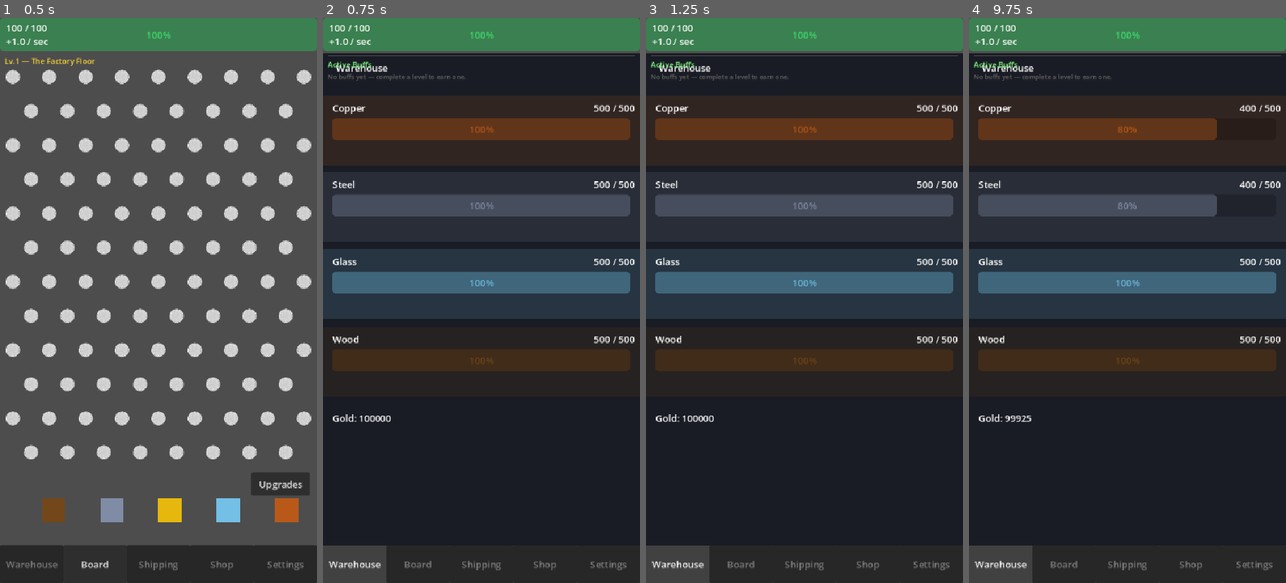
Above: before the commit, frames 1-4 (left to right).
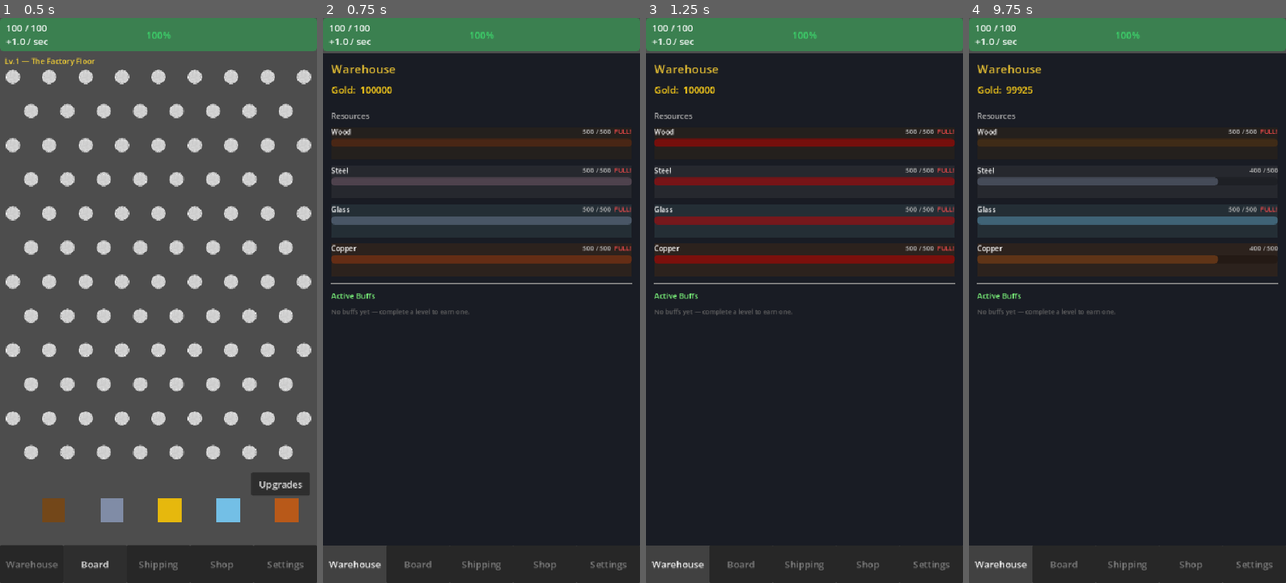
Above: after the commit, the same moments.

Repository: RafaelNTeixeira/ScrapFall
Game: Godot game, scene res://scenes/Main.tscn
The game is run twice, just before and just after one commit, with the same random seed, the same clock (stepped at 60 frames per second) and the same inputs.
Inputs:
- Up to frame 1 (0.5 s): no input
- Up to frame 2 (0.75 s): click "Warehouse" at 0.5 s
- Up to frame 3 (1.25 s): no input
- Up to frame 4 (9.75 s): click "Board" at 1.25 s; click "Shipping" at 2 s; click "Shop" at 2.75 s; click "Open Crate" at 3.5 s; click "Factory ✓" at 4.25 s; click "Cyberpunk" at 5 s; click "Steampunk" at 5.75 s; click "Zen" at 6.5 s; click "Tier 1 → 50% (200 G)" at 7.25 s; click "Upgrades" at 8 s; click "Buy" at 8.75 s; click "Warehouse" at 9.5 s

Frame 1 is identical in both runs. In frame 2, 27% of the frame differs, in the area x 0-100%, y 6-72%; in frame 3, 29%; in frame 4, 26%.

Commit message:
fix: Contract sales % increase now updates UI contracts reward immediately; Warehouse panel UI is now coded for consistency

Diff:
--- a/scenes/WarehousePanel.tscn
+++ b/scenes/WarehousePanel.tscn
@@ -1,7 +1,6 @@
 [gd_scene format=3 uid="uid://biav1n2qqyxv5"]
 
 [ext_resource type="Script" uid="uid://dwvq0dunqyih6" path="res://scripts/WarehouseUI.gd" id="1_3bh1b"]
-[ext_resource type="PackedScene" uid="uid://0cfhrbrhjljs" path="res://scenes/ResourceBar.tscn" id="2_3bh1b"]
 
 [node name="WarehousePanel" type="Control" unique_id=2115286960]
 layout_mode = 3
@@ -11,44 +10,3 @@
 grow_horizontal = 2
 grow_vertical = 2
 script = ExtResource("1_3bh1b")
-
-[node name="TitleLabel" type="Label" parent="." unique_id=1770693474]
-layout_mode = 0
-offset_left = 16.0
-offset_right = 117.0
-offset_bottom = 49.0
-text = "Warehouse"
-horizontal_alignment = 1
-vertical_alignment = 1
-
-[node name="CopperBar" parent="." unique_id=1592509868 instance=ExtResource("2_3bh1b")]
-layout_mode = 0
-offset_top = 72.0
-offset_bottom = 190.0
-
-[node name="SteelBar" parent="." unique_id=2101834499 instance=ExtResource("2_3bh1b")]
-layout_mode = 0
-offset_top = 202.0
-offset_bottom = 320.0
-resource_type = "Steel"
-
-[node name="GlassBar" parent="." unique_id=241767352 instance=ExtResource("2_3bh1b")]
-layout_mode = 0
-offset_top = 333.0
-offset_bottom = 451.0
-resource_type = "Glass"
-
-[node name="WoodBar" parent="." unique_id=2037759016 instance=ExtResource("2_3bh1b")]
-layout_mode = 0
-offset_top = 465.0
-offset_right = 539.0
-offset_bottom = 583.0
-resource_type = "Wood"
-
-[node name="GoldLabel" type="Label" parent="." unique_id=1227813895]
-layout_mode = 0
-offset_left = 16.0
-offset_top = 608.0
-offset_right = 104.0
-offset_bottom = 631.0
-text = "GoldLabel"
--- a/scripts/ShippingUI.gd
+++ b/scripts/ShippingUI.gd
@@ -314,7 +314,7 @@
 
 	card["faction_lbl"].text = c["faction"]
 	card["res_lbl"].text     = _resources_string(c["resources"])
-	card["gold_lbl"].text    = "Reward: %d Gold" % int(c["gold_reward"])
+	card["gold_lbl"].text    = "Reward: %d Gold" % int(c["gold_reward"] * GameManager.contract_gold_multiplier)
 	card["timer_bar"].max_value = c["duration"]
 	_refresh_fulfill_buttons()
 
--- a/scripts/WarehouseUI.gd
+++ b/scripts/WarehouseUI.gd
@@ -1,93 +1,216 @@
 # =============================================================================
-# WarehouseUI.gd
-# Attach to: Control node — the Warehouse tab panel
+# WarehouseUI.gd  — fully code-driven, zero scene dependencies
 #
-# Scene tree — names must match exactly:
-#   WarehouseUI (Control)
-#   ├── TitleLabel      (Label)        — "Warehouse"
-#   ├── CopperBar       (Control)      ← ResourceBar.gd attached
-#   ├── SteelBar        (Control)      ← ResourceBar.gd attached
-#   ├── GlassBar        (Control)      ← ResourceBar.gd attached
-#   └── WoodBar         (Control)      ← ResourceBar.gd attached
+# Attach to any Control node (the warehouse panel root).
+# _ready() frees all pre-existing scene children, then builds the full UI.
+# No .tscn children are needed — the scene node can be a bare Control.
 #
-# Each *Bar node must have ResourceBar.gd attached and its @export
-# resource_type set correctly in the Inspector.
+# Inlines the ResourceBar behaviour (fill bar + cap blink) so ResourceBar.tscn
+# is not required.
 # =============================================================================
 extends Control
 
-@onready var _copper_bar: Control = $CopperBar
-@onready var _steel_bar:  Control = $SteelBar
-@onready var _glass_bar:  Control = $GlassBar
-@onready var _wood_bar:   Control = $WoodBar
-
-# Gold display (no storage cap — shown as a flat number)
-@onready var _gold_label: Label = $GoldLabel
-
+# ---- Resource bar colours (matches ResourceBar.gd COLORS) ------------------
+const BAR_COLORS: Dictionary = {
+	"Copper": Color(0.72, 0.35, 0.10),
+	"Steel":  Color(0.50, 0.55, 0.65),
+	"Glass":  Color(0.45, 0.75, 0.90),
+	"Wood":   Color(0.45, 0.28, 0.10),
+}
+
+const RESOURCE_ORDER: Array = ["Wood", "Steel", "Glass", "Copper"]
+
+# ---- Node references --------------------------------------------------------
+var _gold_lbl:    Label
+var _bar_fills:   Dictionary = {}   # res → ProgressBar
+var _bar_amounts: Dictionary = {}   # res → Label  ("247 / 500")
+var _bar_full:    Dictionary = {}   # res → Label  ("FULL!")
+var _is_blinking: Dictionary = {}   # res → bool
+var _buff_list:   VBoxContainer
+
+# =============================================================================
 func _ready() -> void:
-	# Set resource types in case they weren't set in the Inspector
-	_copper_bar.resource_type = "Copper"
-	_steel_bar.resource_type  = "Steel"
-	_glass_bar.resource_type  = "Glass"
-	_wood_bar.resource_type   = "Wood"
-
-	GameManager.gold_changed.connect(_on_gold_changed)
-	_on_gold_changed(GameManager.gold)
-
-	_build_buff_section()
-	BuffManager.buffs_changed.connect(_refresh_buffs)
-	_refresh_buffs()
-
-func _on_gold_changed(new_total: float) -> void:
-	if _gold_label:
-		_gold_label.text = "Gold: %d" % int(new_total)
-
-# -----------------------------------------------------------------------------
-# Active buffs section — anchored below the resource bars.
-# Adjust the SIDE_TOP anchor (0.62) if your bars occupy more/less space.
-# -----------------------------------------------------------------------------
-var _buff_list: VBoxContainer
-
-func _build_buff_section() -> void:
-	var section := Control.new()
-	section.set_anchor_and_offset(SIDE_LEFT,   0.0,  8.0)
-	section.set_anchor_and_offset(SIDE_RIGHT,  1.0, -8.0)
-	section.set_anchor_and_offset(SIDE_TOP,    0.62, 4.0)
-	section.set_anchor_and_offset(SIDE_BOTTOM, 1.0, -8.0)
-	add_child(section)
-
-	# Thin separator at the top edge
-	var sep := ColorRect.new()
-	sep.color = Color(0.35, 0.35, 0.35, 0.8)
-	sep.set_anchor_and_offset(SIDE_LEFT,   0.0, 0.0)
-	sep.set_anchor_and_offset(SIDE_RIGHT,  1.0, 0.0)
-	sep.set_anchor_and_offset(SIDE_TOP,    0.0, 0.0)
-	sep.set_anchor_and_offset(SIDE_BOTTOM, 0.0, 1.0)
-	sep.mouse_filter = Control.MOUSE_FILTER_IGNORE
-	section.add_child(sep)
-
+	set_anchors_and_offsets_preset(Control.PRESET_FULL_RECT)
+	mouse_filter = Control.MOUSE_FILTER_STOP
+
+	# Purge any legacy scene-designed children so this script owns everything
+	for child in get_children():
+		child.free()
+
+	# ---- Scroll wrapper ----
 	var scroll := ScrollContainer.new()
-	scroll.set_anchor_and_offset(SIDE_LEFT,   0.0, 0.0)
-	scroll.set_anchor_and_offset(SIDE_RIGHT,  1.0, 0.0)
-	scroll.set_anchor_and_offset(SIDE_TOP,    0.0, 6.0)
-	scroll.set_anchor_and_offset(SIDE_BOTTOM, 1.0, 0.0)
-	section.add_child(scroll)
-
-	var outer_vbox := VBoxContainer.new()
-	outer_vbox.size_flags_horizontal = Control.SIZE_EXPAND_FILL
-	outer_vbox.add_theme_constant_override("separation", 4)
-	scroll.add_child(outer_vbox)
-
+	scroll.set_anchors_and_offsets_preset(Control.PRESET_FULL_RECT)
+	add_child(scroll)
+
+	var margin := MarginContainer.new()
+	margin.size_flags_horizontal = Control.SIZE_EXPAND_FILL
+	margin.add_theme_constant_override("margin_left",   14)
+	margin.add_theme_constant_override("margin_right",  14)
+	margin.add_theme_constant_override("margin_top",    12)
+	margin.add_theme_constant_override("margin_bottom", 16)
+	scroll.add_child(margin)
+
+	var vbox := VBoxContainer.new()
+	vbox.size_flags_horizontal = Control.SIZE_EXPAND_FILL
+	vbox.add_theme_constant_override("separation", 10)
+	margin.add_child(vbox)
+
+	# ---- Header ----
 	var header := Label.new()
-	header.text = "Active Buffs"
-	header.add_theme_font_size_override("font_size", 13)
-	header.add_theme_color_override("font_color", Color(0.5, 1.0, 0.5))
-	outer_vbox.add_child(header)
+	header.text = "Warehouse"
+	header.add_theme_font_size_override("font_size", 20)
+	header.add_theme_color_override("font_color", Color(0.9, 0.75, 0.2))
+	vbox.add_child(header)
+
+	# ---- Gold display ----
+	_gold_lbl = Label.new()
+	_gold_lbl.add_theme_font_size_override("font_size", 16)
+	_gold_lbl.add_theme_color_override("font_color", Color(1.0, 0.82, 0.1))
+	vbox.add_child(_gold_lbl)
+
+	# ---- Resources section ----
+	var res_sep := HSeparator.new()
+	vbox.add_child(res_sep)
+
+	var res_hdr := Label.new()
+	res_hdr.text = "Resources"
+	res_hdr.add_theme_font_size_override("font_size", 13)
+	res_hdr.add_theme_color_override("font_color", Color(0.7, 0.7, 0.7))
+	vbox.add_child(res_hdr)
+
+	for res in RESOURCE_ORDER:
+		_build_resource_bar(res, vbox)
+
+	# ---- Active Buffs section ----
+	vbox.add_child(HSeparator.new())
+
+	var buffs_hdr := Label.new()
+	buffs_hdr.text = "Active Buffs"
+	buffs_hdr.add_theme_font_size_override("font_size", 13)
+	buffs_hdr.add_theme_color_override("font_color", Color(0.5, 1.0, 0.5))
+	vbox.add_child(buffs_hdr)
 
 	_buff_list = VBoxContainer.new()
 	_buff_list.size_flags_horizontal = Control.SIZE_EXPAND_FILL
 	_buff_list.add_theme_constant_override("separation", 3)
-	outer_vbox.add_child(_buff_list)
-
+	vbox.add_child(_buff_list)
+
+	# ---- Signals ----
+	GameManager.gold_changed.connect(_on_gold_changed)
+	GameManager.resource_collected.connect(_on_resource_collected)
+	GameManager.storage_full.connect(_on_storage_full)
+	BuffManager.buffs_changed.connect(_refresh_buffs)
+
+	# ---- Initial state ----
+	_on_gold_changed(GameManager.gold)
+	for res in RESOURCE_ORDER:
+		_refresh_bar(res)
+	_refresh_buffs()
+
+# =============================================================================
+# Resource bar builder — replicates ResourceBar.gd behaviour inline
+# =============================================================================
+func _build_resource_bar(res: String, parent: Control) -> void:
+	var col: Color = BAR_COLORS.get(res, Color.WHITE)
+
+	var card := PanelContainer.new()
+	card.custom_minimum_size    = Vector2(0.0, 56.0)
+	card.size_flags_horizontal  = Control.SIZE_EXPAND_FILL
+	parent.add_child(card)
+
+	# Tinted background matching resource colour
+	var bg := ColorRect.new()
+	bg.color       = Color(col.r, col.g, col.b, 0.12)
+	bg.set_anchors_and_offsets_preset(Control.PRESET_FULL_RECT)
+	bg.mouse_filter = Control.MOUSE_FILTER_IGNORE
+	card.add_child(bg)
+
+	var inner := VBoxContainer.new()
+	inner.add_theme_constant_override("separation", 3)
+	card.add_child(inner)
+
+	# Label row: name  ·  amount  ·  "FULL!"
+	var label_row := HBoxContainer.new()
+	label_row.add_theme_constant_override("separation", 6)
+	inner.add_child(label_row)
+
+	var name_lbl := Label.new()
+	name_lbl.text = res
+	name_lbl.add_theme_font_size_override("font_size", 12)
+	name_lbl.size_flags_horizontal = Control.SIZE_EXPAND_FILL
+	label_row.add_child(name_lbl)
+
+	var amount_lbl := Label.new()
+	amount_lbl.add_theme_font_size_override("font_size", 11)
+	amount_lbl.add_theme_color_override("font_color", Color(0.75, 0.75, 0.75))
+	label_row.add_child(amount_lbl)
+
+	var full_lbl := Label.new()
+	full_lbl.text    = "FULL!"
+	full_lbl.visible = false
+	full_lbl.add_theme_font_size_override("font_size", 11)
+	full_lbl.add_theme_color_override("font_color", Color(1.0, 0.3, 0.3))
+	label_row.add_child(full_lbl)
+
+	# Progress bar
+	var fill_bar := ProgressBar.new()
+	fill_bar.min_value           = 0
+	fill_bar.max_value           = GameManager.storage_caps.get(res, 500)
+	fill_bar.value               = GameManager.resources.get(res, 0)
+	fill_bar.show_percentage     = false
+	fill_bar.custom_minimum_size = Vector2(0.0, 14.0)
+	fill_bar.size_flags_horizontal = Control.SIZE_EXPAND_FILL
+	fill_bar.modulate            = col
+	inner.add_child(fill_bar)
+
+	_bar_fills[res]   = fill_bar
+	_bar_amounts[res] = amount_lbl
+	_bar_full[res]    = full_lbl
+	_is_blinking[res] = false
+
+# =============================================================================
+# Bar refresh helpers
+# =============================================================================
+func _refresh_bar(res: String) -> void:
+	if not _bar_fills.has(res):
+		return
+	var cap:     int = GameManager.storage_caps.get(res, 500)
+	var current: int = GameManager.resources.get(res, 0)
+	var fill:    ProgressBar = _bar_fills[res]
+	fill.max_value = cap
+	fill.value     = current
+	_bar_amounts[res].text = "%d / %d" % [current, cap]
+	var is_full: bool = (current >= cap)
+	_bar_full[res].visible = is_full
+	if is_full and not _is_blinking[res]:
+		_blink_bar(res)
+
+func _blink_bar(res: String) -> void:
+	_is_blinking[res] = true
+	var base_col: Color = BAR_COLORS.get(res, Color.WHITE)
+	var fill: ProgressBar = _bar_fills[res]
+	var tween: Tween = create_tween().set_loops(6)
+	tween.tween_property(fill, "modulate", Color.RED,  0.18)
+	tween.tween_property(fill, "modulate", base_col,   0.18)
+	tween.finished.connect(func(): _is_blinking[res] = false, CONNECT_ONE_SHOT)
+
+# =============================================================================
+# Signal handlers
+# =============================================================================
+func _on_gold_changed(new_total: float) -> void:
+	if _gold_lbl:
+		_gold_lbl.text = "Gold:  %d" % int(new_total)
+
+func _on_resource_collected(res_type: String, _new_total: int) -> void:
+	_refresh_bar(res_type)
+
+func _on_storage_full(res_type: String) -> void:
+	if not _is_blinking.get(res_type, false):
+		_blink_bar(res_type)
+
+# =============================================================================
+# Active buffs list
+# =============================================================================
 func _refresh_buffs() -> void:
 	if not _buff_list:
 		return
@@ -106,21 +229,18 @@
 		row.add_theme_constant_override("separation", 5)
 		_buff_list.add_child(row)
 
-		# Icon
 		var icon_lbl := Label.new()
 		icon_lbl.text = def.get("icon", "✦")
 		icon_lbl.add_theme_font_size_override("font_size", 12)
 		icon_lbl.custom_minimum_size = Vector2(22.0, 0.0)
 		row.add_child(icon_lbl)
 
-		# Name (expands to fill available width)
 		var name_lbl := Label.new()
 		name_lbl.text = def["label"]
 		name_lbl.add_theme_font_size_override("font_size", 11)
 		name_lbl.size_flags_horizontal = Control.SIZE_EXPAND_FILL
 		row.add_child(name_lbl)
 
-		# Stack badge — only when count > 1
 		if count > 1:
 			var badge := Label.new()
 			badge.text = "×%d" % count
@@ -128,11 +248,9 @@
 			badge.add_theme_color_override("font_color", Color(1.0, 0.85, 0.2))
 			row.add_child(badge)
 
-		# Accumulated stat value
 		var val: float   = BuffManager.stacked_value(buff_id)
 		var unit: String = def.get("stat_unit", "")
 		var stat_lbl     := Label.new()
-		# Boolean-style buffs (empty unit, 1.0 per stack) → show "Active" / "Active ×N"
 		if unit == "" and def.get("stat_per_stack", 1.0) == 1.0:
 			stat_lbl.text = "Active" if count == 1 else "Active ×%d" % count
 		else:
